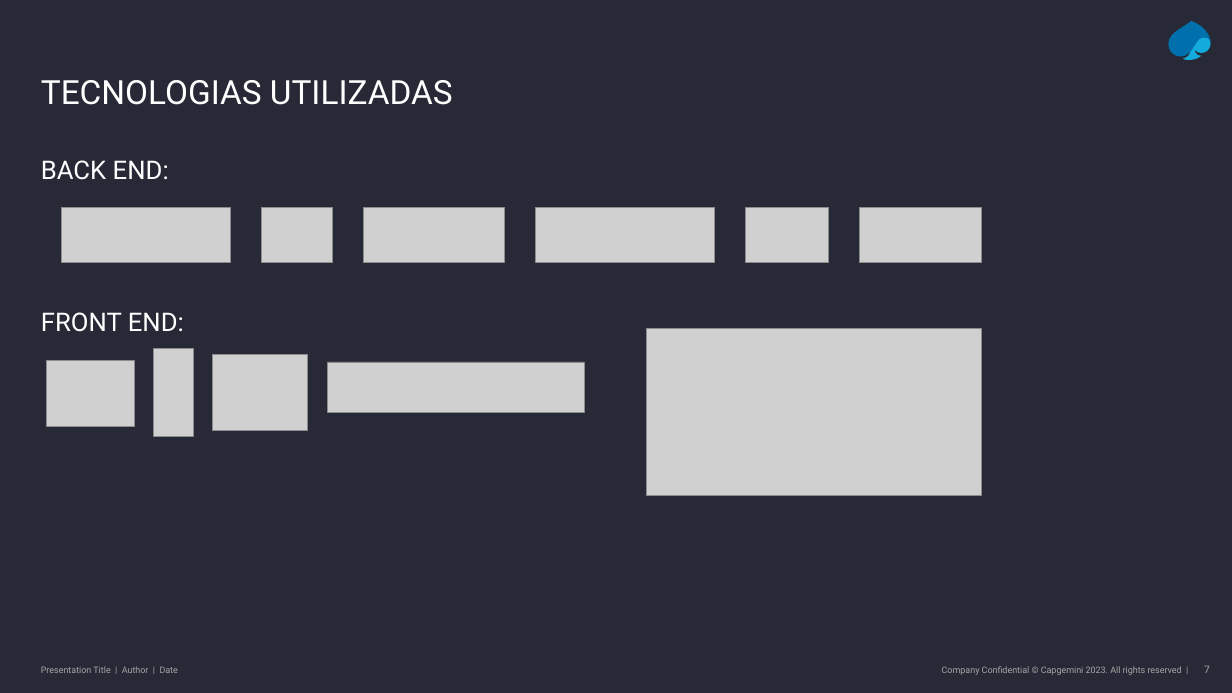
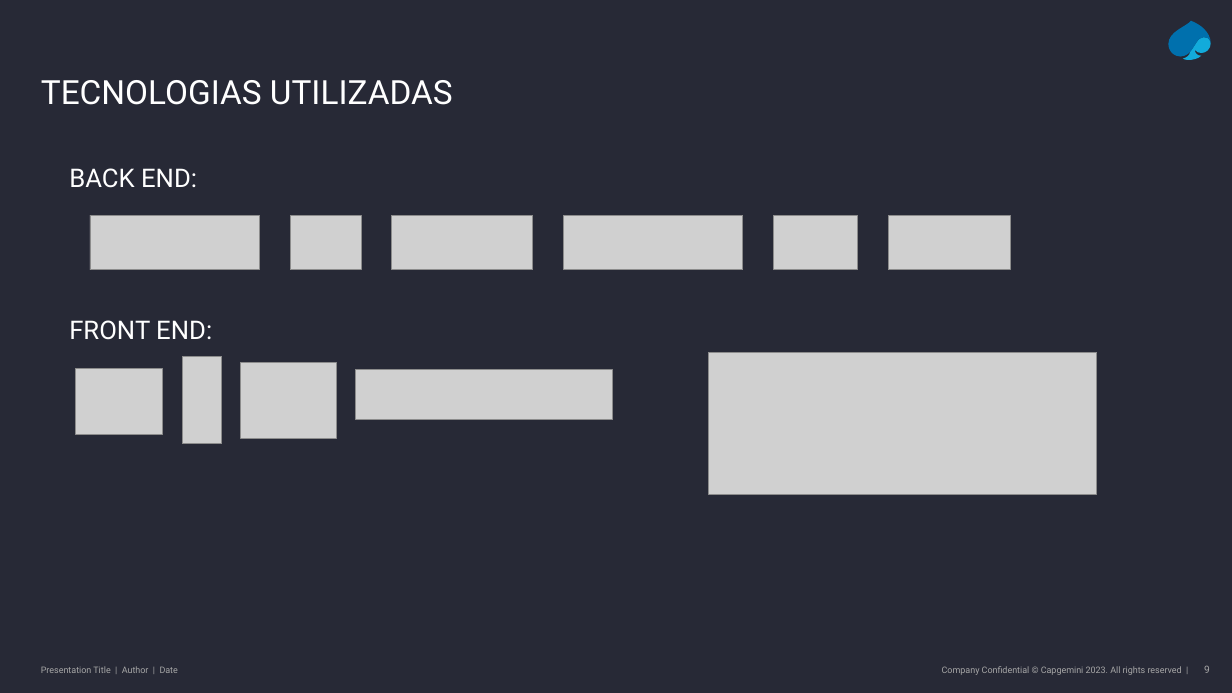
Before and after one commit to Pedro-MPC/1stproject, a slide deck: slide 9 of Apresentação e-commerce.pptx (slide 7 before the commit). Drawn at 1232x693 pixels with LibreOffice and Linux fonts; fonts in the diff are those of the drawing; grey boxes stand for pictures. Boxes give left, top, right and bottom in pixels: in the first picture for what was removed or moved away, otherwise in the second. Text is boxed around its words. In the diff, an @@ line names an element or a change of style, - is before the commit and + after.

```diff
--- a/Apresentação e-commerce.pptx
+++ b/Apresentação e-commerce.pptx
@@ 4 pictures, 1 text: place and size @@
-4 pictures, 1 text at [41,160,982,436]
+4 pictures, 1 text at [69,168,1010,445]
@@ 6 pictures, 1 text: place and size @@
-6 pictures, 1 text at [41,208,829,431]
+6 pictures, 1 text at [69,215,857,438]
@@ picture: place and size @@
-picture at [647,328,982,495]
+picture at [709,352,1097,494]
@@ page number at [1204,665,1210,673]: text changed @@
-7
+9
```
Also in this commit, not shown: 2 other slides changed, 3 slides added, 2 other files.
